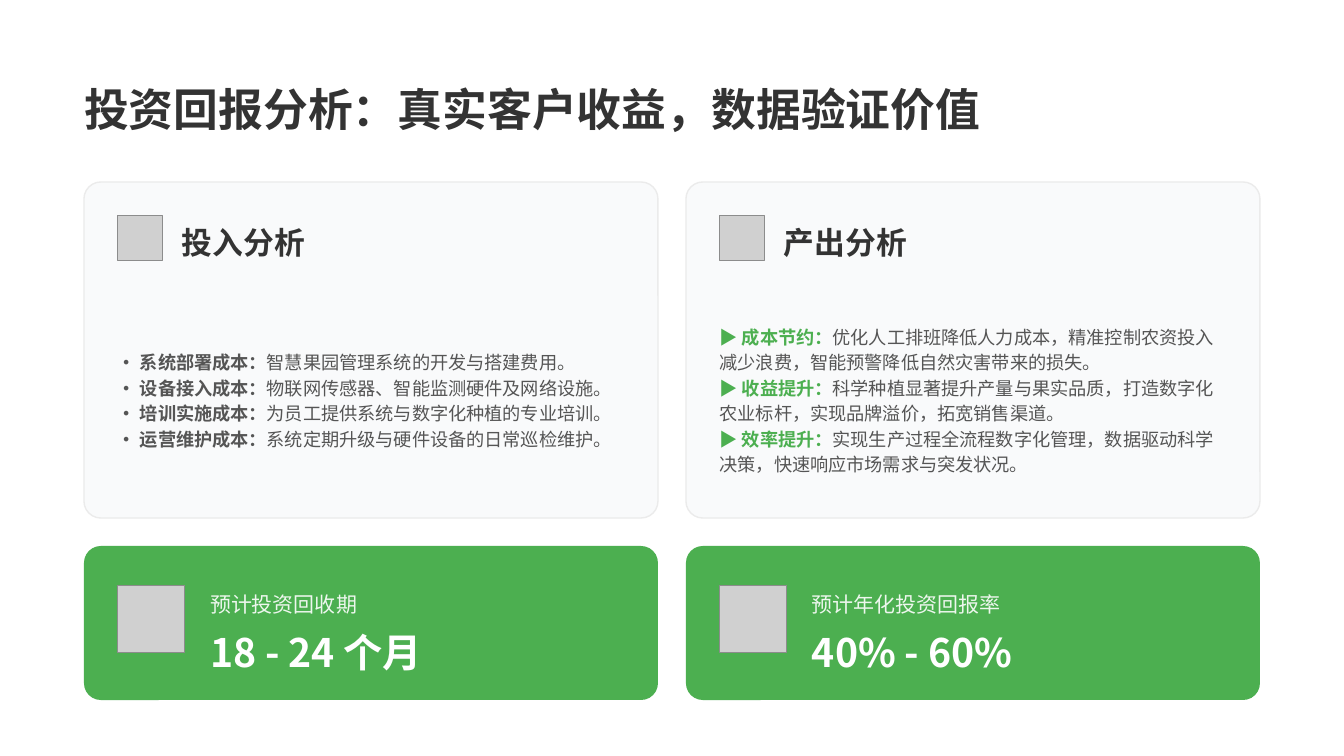
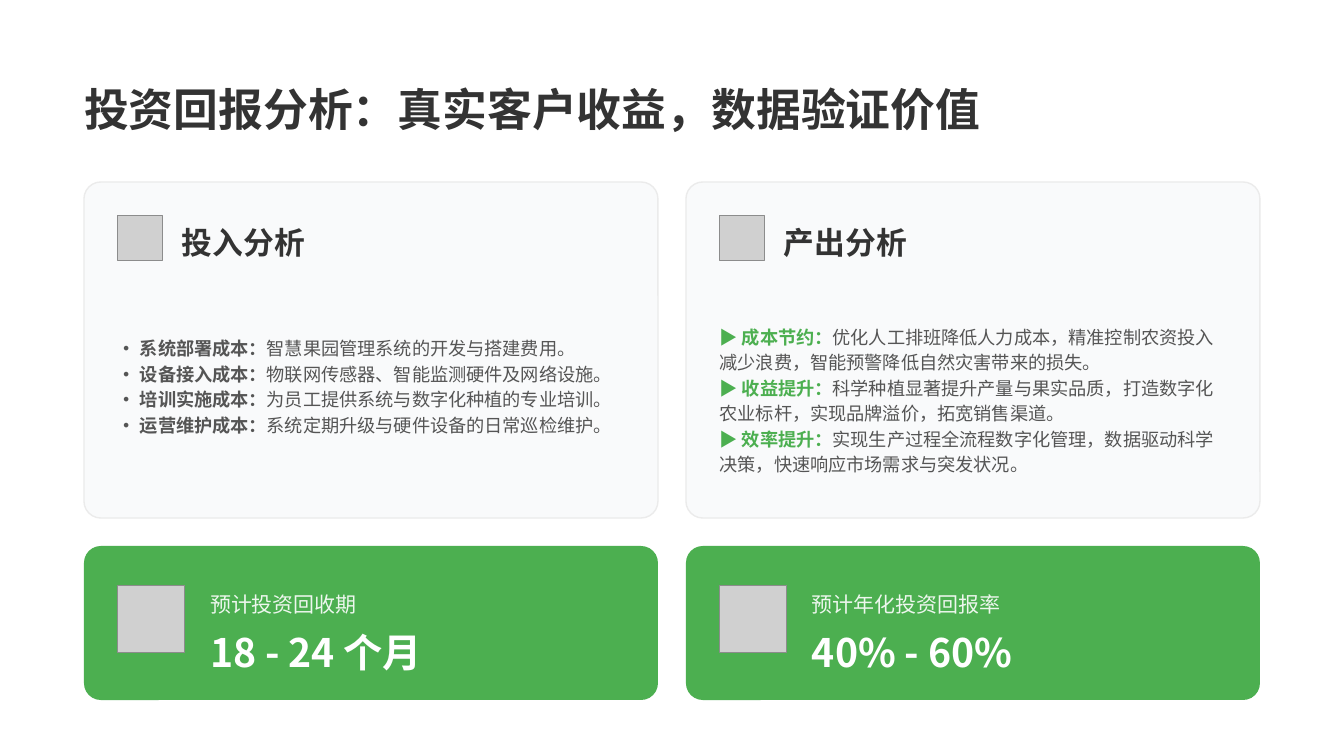
Before and after one commit to user007a/project, a slide deck: slide 34 of pro_smartorchard/docs/产品宣传稿.pptx. Drawn at 1344x756 pixels with LibreOffice and Linux fonts; fonts in the diff are those of the drawing; grey boxes stand for pictures. Boxes give left, top, right and bottom in pixels: in the first picture for what was removed or moved away, otherwise in the second. Text is boxed around its words. In the diff, an @@ line names an element or a change of style, - is before the commit and + after.

```diff
--- a/pro_smartorchard/docs/产品宣传稿.pptx
+++ b/pro_smartorchard/docs/产品宣传稿.pptx
@@ text "• 系统部署成本：智慧果园管理系统的开发与搭建费用。" moved from (x1=140, y1=353, x2=612, y2=448) to (x1=140, y1=339, x2=612, y2=434) @@
```
Also in this commit, not shown: 5 other slides changed.
